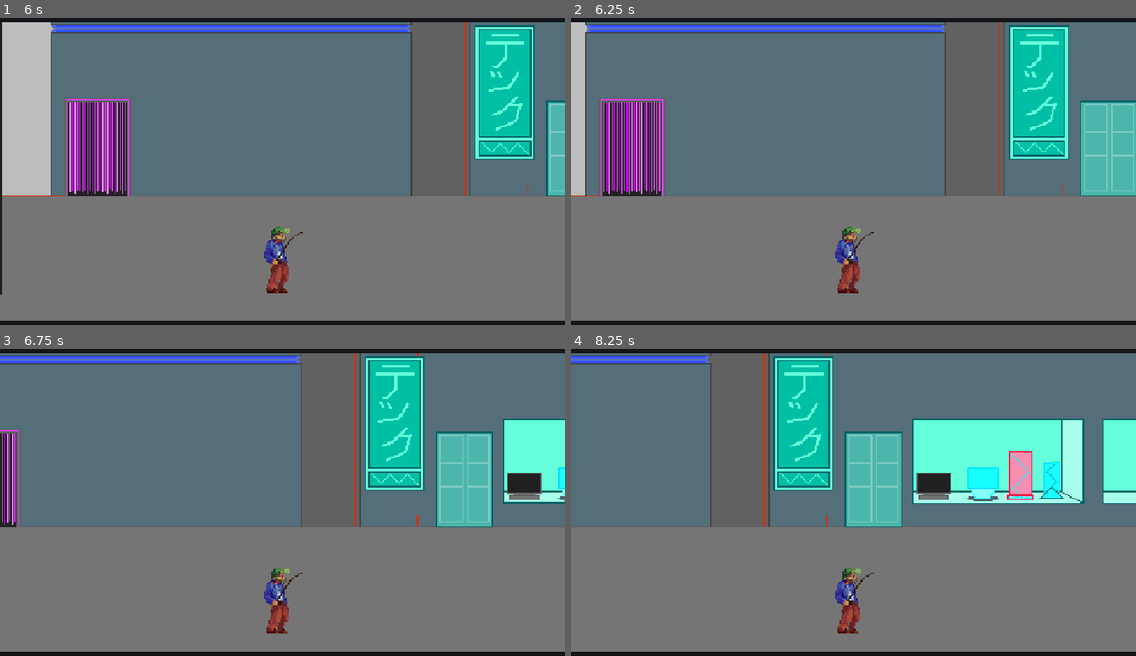
Above: before the commit, frames 1-4 (two rows, left to right).
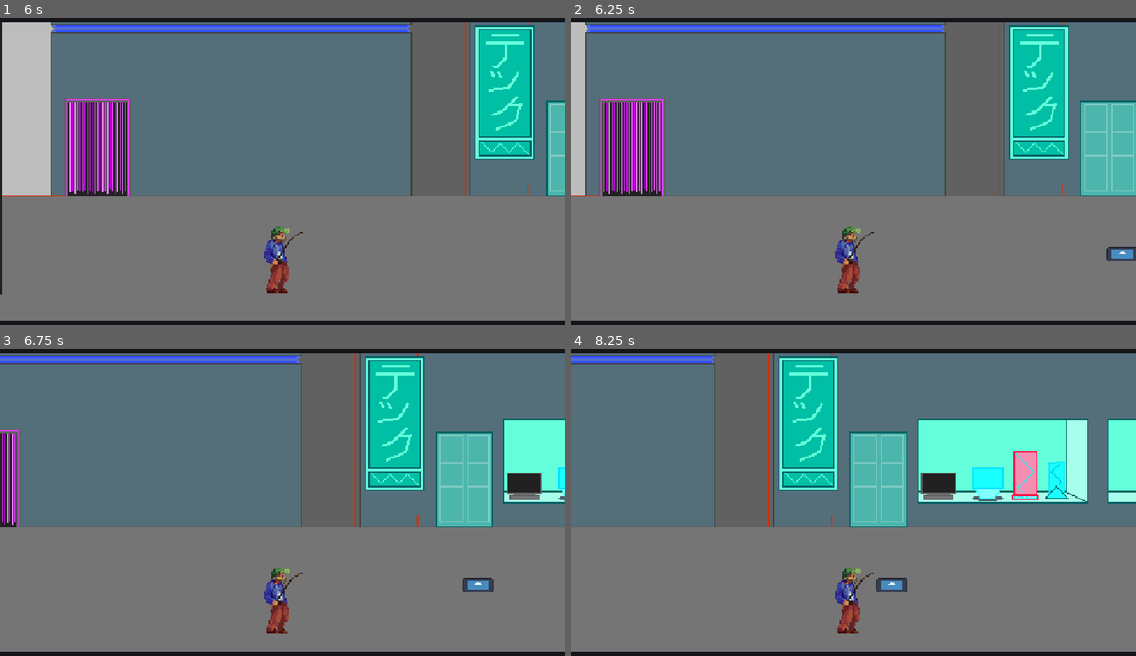
Above: after the commit, the same moments.

Repository: ActuallyaWyrm/Game-Jam
Game: Godot game, scene res://assets/sprites/HackNSlash Assets/hack_n_slash.tscn
The game is run twice, just before and just after one commit, with the same random seed, the same clock (stepped at 60 frames per second) and the same inputs. This scene is started directly instead of the project's main scene. The engine's default icon, where the game draws it, is replaced by a stand-in: a white triangle on a blue panel in a dark square.
Inputs (mouse positions are in pixels of both pictures, inside the frame that each line leads up to):
- Up to frame 1 (6 s): tap Enter at 0.5 s; move the mouse to (276, 177) at 0.52 s; hold Right (ui_right) 0.53-2.03 s; tap Down (slide) at 0.6, 1.55, 2.1, 3.05, 3.6, 4.55, 5.1 s; tap Up (jump) at 0.77, 1.52, 3.02, 3.77, 4.52 s; move the mouse to (322, 174) at 1.27 s; click (322, 174) at 1.35 s; move the mouse to (237, 168) at 2.02 s; hold Left (ui_left) 2.03-4.28 s; move the mouse to (288, 171) at 2.77 s; right-click (288, 171) at 2.85 s; move the mouse to (259, 165) at 3.52 s; tap Space at 4.25 s; move the mouse to (310, 171) at 4.27 s; hold Right (ui_right) from 4.28 s (still down); click (310, 171) at 4.35 s; move the mouse to (254, 171) at 5.02 s; move the mouse to (293, 165) at 5.77 s; right-click (293, 165) at 5.85 s
- Up to frame 2 (6.25 s): keep holding Right (ui_right); tap Up (jump) at 6.02 s; tap Down (slide) at 6.05 s
- Up to frame 3 (6.75 s): keep holding Right (ui_right); move the mouse to (276, 508) at 6.52 s; tap Down (slide) at 6.6 s
- Up to frame 4 (8.25 s): tap Up (jump) at 6.77, 7.52 s; move the mouse to (893, 505) at 7.27 s; click (893, 505) at 7.35 s; tap Down (slide) at 7.55, 8.1 s; move the mouse to (808, 499) at 8.02 s; release Right (ui_right) at 8.03 s; hold Left (ui_left) from 8.03 s (still down)

Frame 1 is identical in both runs. In frame 2, 0.2% of the frame differs, in the area x 94-100%, y 74-80%; in frame 3, 0.2%; in frame 4, 6.7%, in the area x 23-100%, y 1-80%.
Error after the commit: Out of bounds get index '0' (on base: 'Array[Node]') (res://enemy.gd:14)

Commit message:
ohohthemisery

Diff:
--- a/assets/sprites/HackNSlash Assets/fishermovedemo.gd
+++ b/assets/sprites/HackNSlash Assets/fishermovedemo.gd
@@ -1,5 +1,6 @@
 extends CharacterBody2D
 
+var health = 100
 
 const SPEED = 300.0
 
--- a/assets/sprites/HackNSlash Assets/hack_n_slash.tscn
+++ b/assets/sprites/HackNSlash Assets/hack_n_slash.tscn
@@ -10,6 +10,7 @@
 [ext_resource type="Texture2D" uid="uid://c7x3ctuutwn64" path="res://assets/sprites/HackNSlash Assets/Screenshot_15-7-2026_133038_www.pixilart.com.jpeg" id="5_buh41"]
 [ext_resource type="Script" uid="uid://insvtsbasgvc" path="res://assets/sprites/HackNSlash Assets/CameraFollow.gd" id="7_51mk3"]
 [ext_resource type="Texture2D" uid="uid://cic58xcjs7bf0" path="res://assets/sprites/HackNSlash Assets/alley-level-3-pixilart.png" id="9_ftj4b"]
+[ext_resource type="PackedScene" uid="uid://d3tn85j620spl" path="res://enemy.tscn" id="11_ymiah"]
 
 [sub_resource type="SegmentShape2D" id="SegmentShape2D_ekcmj"]
 a = Vector2(8936.998, 255.99994)
@@ -122,6 +123,7 @@
 [node name="Fisherman" type="CharacterBody2D" parent="." unique_id=683381871]
 position = Vector2(286.99997, 470)
 scale = Vector2(2.55, 2.55)
+collision_layer = 3
 script = ExtResource("4_buh41")
 
 [node name="FishermanStatic" type="Sprite2D" parent="Fisherman" unique_id=1090419074]
@@ -142,3 +144,6 @@
 z_index = -1
 scale = Vector2(1.0000002, 1.5709033)
 texture = ExtResource("5_buh41")
+
+[node name="Node2D" parent="." unique_id=1885662057 instance=ExtResource("11_ymiah")]
+position = Vector2(1398, 499)
--- /dev/null
+++ b/enemy 2.tscn
@@ -0,0 +1,35 @@
+[gd_scene format=3 uid="uid://dxuu2wgn3pe30"]
+
+[ext_resource type="Script" uid="uid://h4mnsaglijkv" path="res://fuck this bullshit.gd" id="1_q0xb5"]
+[ext_resource type="Texture2D" uid="uid://barq67eed08is" path="res://icon.svg" id="2_chsd3"]
+
+[sub_resource type="CapsuleShape2D" id="CapsuleShape2D_h2n0k"]
+
+[sub_resource type="CircleShape2D" id="CircleShape2D_h2n0k"]
+radius = 22.022715
+
+[node name="Node2D" type="CharacterBody2D" unique_id=1885662057]
+script = ExtResource("1_q0xb5")
+SPEED = 300.0
+
+[node name="AnimatedSprite2D" type="AnimatedSprite2D" parent="." unique_id=673180670]
+
+[node name="CollisionShape2D" type="CollisionShape2D" parent="." unique_id=327224939]
+scale = Vector2(1.9199998, 2.8800015)
+shape = SubResource("CapsuleShape2D_h2n0k")
+
+[node name="Area2D" type="Area2D" parent="." unique_id=1344953197]
+scale = Vector2(2.080002, 2.000001)
+collision_layer = 0
+collision_mask = 65534
+
+[node name="CollisionShape2D" type="CollisionShape2D" parent="Area2D" unique_id=1244838877]
+shape = SubResource("CircleShape2D_h2n0k")
+
+[node name="Icon" type="Sprite2D" parent="." unique_id=167990687]
+position = Vector2(1, 0)
+scale = Vector2(0.2599997, 0.6665668)
+texture = ExtResource("2_chsd3")
+
+[connection signal="body_entered" from="Area2D" to="." method="_on_area_2d_body_entered"]
+[connection signal="body_exited" from="Area2D" to="." method="_on_area_2d_body_exited"]
--- /dev/null
+++ b/enemy.gd
@@ -0,0 +1,37 @@
+extends CharacterBody2D
+
+@export var cooldown:Dictionary = {"current":0, "reset":120}
+
+@export var damage:float
+
+@export var SPEED = 150.0
+
+var inrange:Array[CharacterBody2D]
+
+var player: CharacterBody2D
+
+func _ready() -> void:
+	player = get_tree().get_nodes_in_group("Player")[0]
+
+func _physics_process(delta: float) -> void:
+	var direction = (player.global_position-global_position).normalized()
+
+	velocity=SPEED*direction
+
+	if cooldown["current"] > 0:
+		cooldown["current"]-=1
+	elif inrange.size()>0:
+		inrange[0].health-=damage
+		cooldown["current"] = cooldown["reset"]
+		print_debug(inrange[0].health)
+
+	move_and_slide()
+
+
+func _on_area_2d_body_entered(body: Node2D) -> void:
+	inrange.append(body)
+	cooldown["current"] = cooldown["reset"]
+
+
+func _on_area_2d_body_exited(body: Node2D) -> void:
+	inrange.erase(body)
--- /dev/null
+++ b/enemy.tscn
@@ -0,0 +1,33 @@
+[gd_scene format=3 uid="uid://d3tn85j620spl"]
+
+[ext_resource type="Script" uid="uid://nparxq5lq60g" path="res://enemy.gd" id="1_4gyqm"]
+[ext_resource type="Texture2D" uid="uid://barq67eed08is" path="res://icon.svg" id="2_qi2p4"]
+
+[sub_resource type="CapsuleShape2D" id="CapsuleShape2D_h2n0k"]
+
+[sub_resource type="CircleShape2D" id="CircleShape2D_h2n0k"]
+radius = 22.022715
+
+[node name="Node2D" type="CharacterBody2D" unique_id=1885662057]
+script = ExtResource("1_4gyqm")
+damage = 5.0
+
+[node name="AnimatedSprite2D" type="AnimatedSprite2D" parent="." unique_id=673180670]
+
+[node name="CollisionShape2D" type="CollisionShape2D" parent="." unique_id=327224939]
+shape = SubResource("CapsuleShape2D_h2n0k")
+
+[node name="Area2D" type="Area2D" parent="." unique_id=1344953197]
+collision_layer = 0
+collision_mask = 65534
+
+[node name="CollisionShape2D" type="CollisionShape2D" parent="Area2D" unique_id=1244838877]
+shape = SubResource("CircleShape2D_h2n0k")
+
+[node name="Icon" type="Sprite2D" parent="." unique_id=167990687]
+position = Vector2(1, 0)
+scale = Vector2(0.5, 0.2265625)
+texture = ExtResource("2_qi2p4")
+
+[connection signal="body_entered" from="Area2D" to="." method="_on_area_2d_body_entered"]
+[connection signal="body_exited" from="Area2D" to="." method="_on_area_2d_body_exited"]
--- /dev/null
+++ b/fuck this bullshit.gd
@@ -0,0 +1,37 @@
+extends CharacterBody2D
+
+@export var cooldown:Dictionary = {"current":0, "reset":120}
+
+@export var damage:float
+
+@export var SPEED = 150.0
+
+var inrange:Array[CharacterBody2D]
+
+var player: CharacterBody2D
+
+func _ready() -> void:
+	player = get_tree().get_nodes_in_group("Player")[0]
+
+func _physics_process(delta: float) -> void:
+	var direction = (player.global_position-global_position).normalized()
+
+	velocity=SPEED*direction
+
+	if cooldown["current"] > 0:
+		cooldown["current"]-=1
+	elif inrange.size()>0:
+		inrange[0].health-=damage
+		cooldown["current"] = cooldown["reset"]
+		print_debug(inrange[0].health)
+
+	move_and_slide()
+
+
+func _on_area_2d_body_entered(body: Node2D) -> void:
+	inrange.append(body)
+	cooldown["current"] = cooldown["reset"]
+
+
+func _on_area_2d_body_exited(body: Node2D) -> void:
+	inrange.erase(body)
Not shown, added: enemy.gd.uid
Not shown, added: fuck this bullshit.gd.uid
